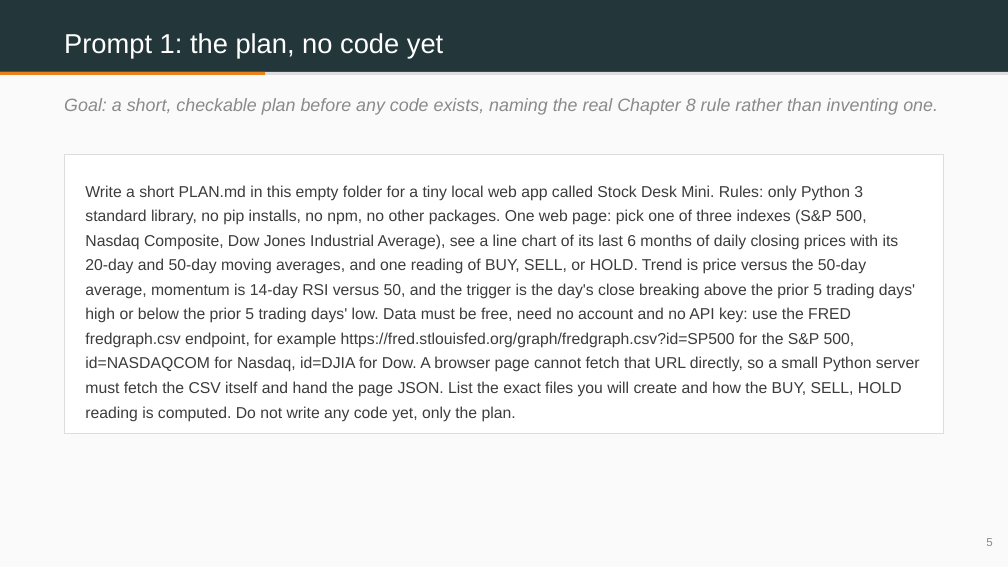
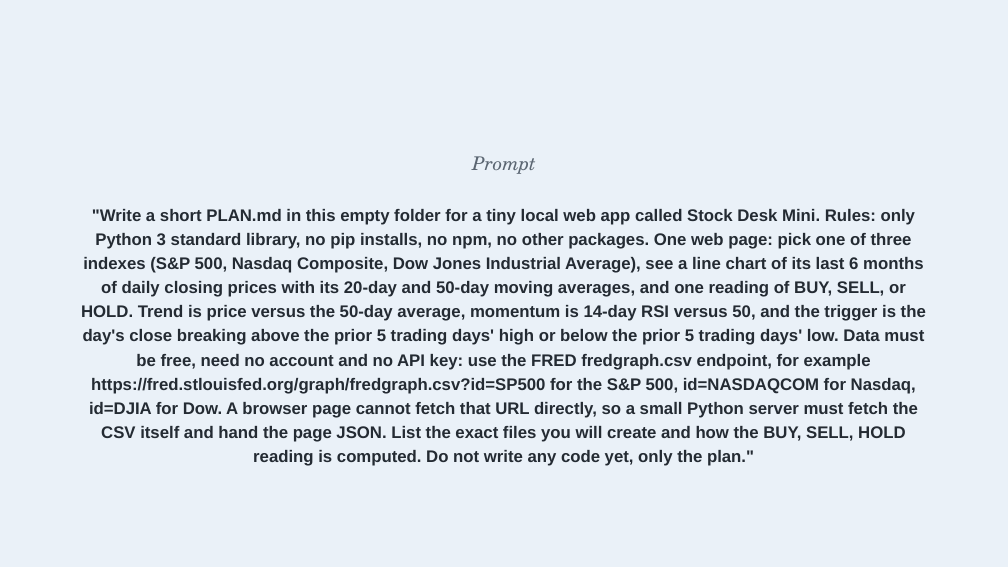
Before and after one commit to benjiesotelo-sudo/Telos_FIN1209, a slide deck: slide 3 of special-lecture/FIN1209-Special-Lecture-3-BuildIt.pptx (slide 5 before the commit). Drawn at 1008x567 pixels with LibreOffice and Linux fonts; fonts in the diff are those of the drawing. Boxes give left, top, right and bottom in pixels: in the first picture for what was removed or moved away, otherwise in the second. Text is boxed around its words. In the diff, an @@ line names an element or a change of style, - is before the commit and + after.

```diff
--- a/special-lecture/FIN1209-Special-Lecture-3-BuildIt.pptx
+++ b/special-lecture/FIN1209-Special-Lecture-3-BuildIt.pptx
@@ rectangle at (0, 0, 1008, 567): fill #FAFAFA to #EAF1F8 @@
@@ rectangle removed at (0, 0, 1008, 72) @@
@@ text removed at (64, 33, 443, 58) @@
-Prompt 1: the plan, no code yet
@@ rectangle removed at (0, 72, 1008, 75) @@
@@ rectangle removed at (0, 72, 265, 75) @@
@@ text removed at (64, 98, 938, 115) @@
-Goal: a short, checkable plan before any code exists, naming the real Chapter 8 rule rather than inventing one.
@@ rectangle removed at (64, 154, 944, 433) @@
@@ text added at (472, 156, 536, 174), 18 pt, text #5B6672, italic @@
+Prompt
@@ text at (81, 209, 926, 466): text changed; size 15 to 16 pt; text colour #3C3C3C to #242B33; bold on @@
-Write a short PLAN.md in this empty folder for a tiny local web app called Stock Desk Mini. Rules: only Python 3 standard library, no pip installs, no npm, no other packages. One web page: pick one of three indexes (S&P 500, Nasdaq Composite, Dow Jones Industrial Average), see a line chart of its last 6 months of daily closing prices with its 20-day and 50-day moving averages, and one reading of BUY, SELL, or HOLD. Trend is price versus the 50-day average, momentum is 14-day RSI versus 50, and the trigger is the day's close breaking above the prior 5 trading days' high or below the prior 5 trading days' low. Data must be free, need no account and no API key: use the FRED fredgraph.csv endpoint, for example https://fred.stlouisfed.org/graph/fredgraph.csv?id=SP500 for the S&P 500, id=NASDAQCOM for Nasdaq, id=DJIA for Dow. A browser page cannot fetch that URL directly, so a small Python server must fetch the CSV itself and hand the page JSON. List the exact files you will create and how the BUY, SELL, HOLD reading is computed. Do not write any code yet, only the plan.
+"Write a short PLAN.md in this empty folder for a tiny local web app called Stock Desk Mini. Rules: only Python 3 standard library, no pip installs, no npm, no other packages. One web page: pick one of three indexes (S&P 500, Nasdaq Composite, Dow Jones Industrial Average), see a line chart of its last 6 months of daily closing prices with its 20-day and 50-day moving averages, and one reading of BUY, SELL, or HOLD. Trend is price versus the 50-day average, momentum is 14-day RSI versus 50, and the trigger is the day's close breaking above the prior 5 trading days' high or below the prior 5 trading days' low. Data must be free, need no account and no API key: use the FRED fredgraph.csv endpoint, for example https://fred.stlouisfed.org/graph/fredgraph.csv?id=SP500 for the S&P 500, id=NASDAQCOM for Nasdaq, id=DJIA for Dow. A browser page cannot fetch that URL directly, so a small Python server must fetch the CSV itself and hand the page JSON. List the exact files you will create and how the BUY, SELL, HOLD reading is computed. Do not write any code yet, only the plan."
@@ text removed at (986, 538, 992, 546) @@
-5
```
Also in this commit, not shown: 5 other slides changed, 2 slides added, 13 slides removed, 3 other files.
